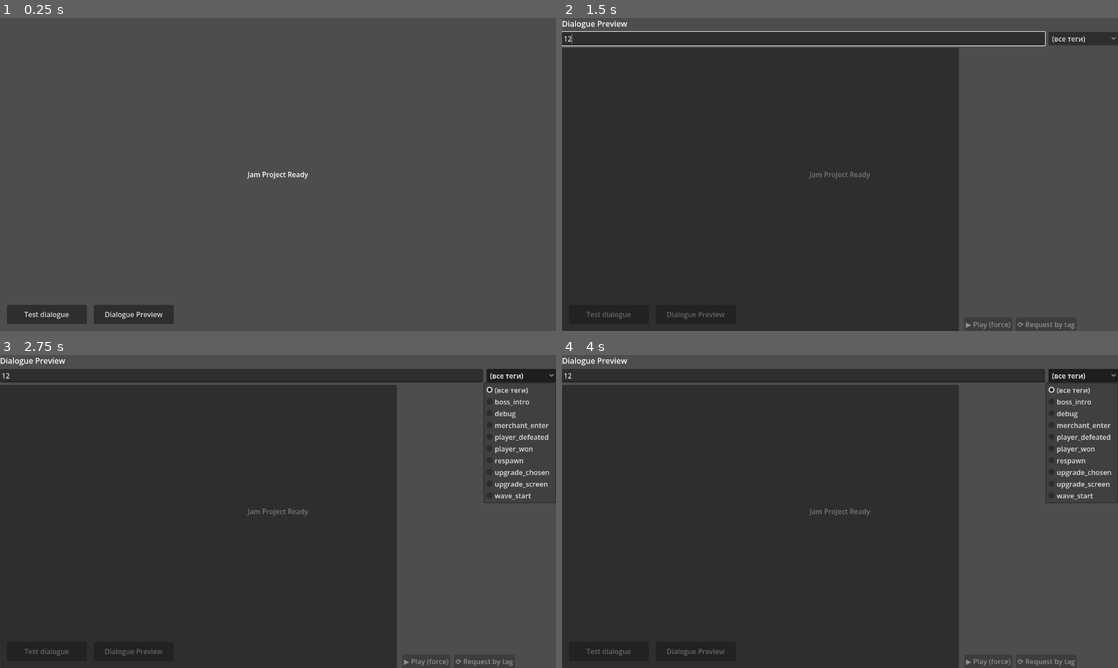
Above: before the commit, frames 1-4 (two rows, left to right).
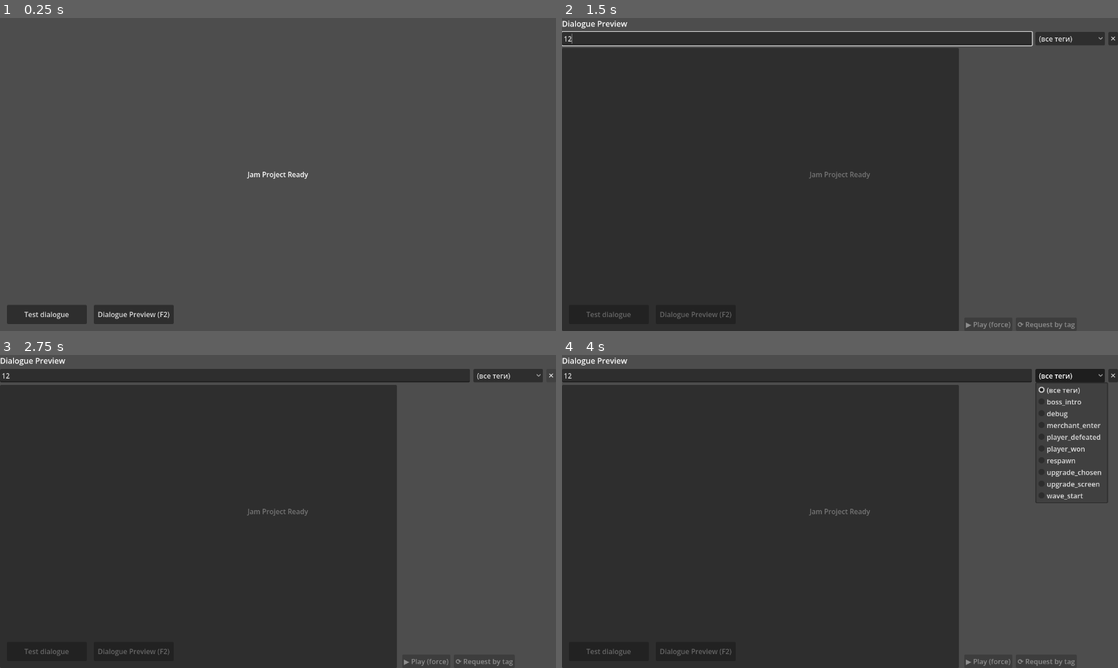
Above: after the commit, the same moments.

Repository: TortikP/GameJamProject
Game: Godot game, scene res://scenes/main.tscn
Two runs of this game, one before a commit and one after it. Both use one fixed random seed, a clock stepped at 60 frames per second and the inputs below.
Inputs (mouse positions are in pixels of both pictures, inside the frame that each line leads up to):
- Up to frame 1 (0.25 s): no input
- Up to frame 2 (1.5 s): click "Dialogue Preview" (after the commit: "Dialogue Preview (F2)") at 0.5 s; click (801, 39) at 1.27 s; type "12" at 1.35 s
- Up to frame 3 (2.75 s): click (550, 376) at 2 s, where only the run after the commit has a clickable "✕"
- Up to frame 4 (4 s): click "Test dialogue" at 2.75 s; click "(все теги)" at 3.5 s

The runs differ from the first frame. In frame 1, 0.2% of the frame differs, in the area x 17-31%, y 93-97%; in frame 2, 0.3%; in frame 3, 1.3%; in frame 4, 1.5%, in the area x 17-100%, y 4-97%.
Error after the commit: Invalid assignment of property or key 'visible' with value of type 'bool' on a base object of type 'Node (main.gd)'. (res://scripts/presentation/dialogue_previ…

Commit message:
feat(003): F2 hint on button, close (x) button in dialogue preview

Diff:
--- a/scenes/dev/dialogue_preview.tscn
+++ b/scenes/dev/dialogue_preview.tscn
@@ -33,6 +33,10 @@
 [node name="TagFilter" type="OptionButton" parent="VBox/TopBar"]
 layout_mode = 2
 custom_minimum_size = Vector2(160, 0)
+
+[node name="CloseBtn" type="Button" parent="VBox/TopBar"]
+layout_mode = 2
+text = "✕"
 
 [node name="Main" type="HSplitContainer" parent="VBox"]
 layout_mode = 2
--- a/scenes/main.tscn
+++ b/scenes/main.tscn
@@ -43,7 +43,7 @@
 offset_right = 400.0
 offset_bottom = -16.0
 grow_vertical = 0
-text = "Dialogue Preview"
+text = "Dialogue Preview (F2)"
 
 [node name="DebugLayer" type="CanvasLayer" parent="." unique_id=99991003]
 layer = 15
--- a/scripts/presentation/dialogue_preview.gd
+++ b/scripts/presentation/dialogue_preview.gd
@@ -10,6 +10,7 @@
 @onready var _play_btn   : Button        = $VBox/Main/Right/Buttons/PlayBtn
 @onready var _request_btn: Button        = $VBox/Main/Right/Buttons/RequestBtn
 @onready var _tag_lbl    : Label         = $VBox/Main/Right/Buttons/TagLabel
+@onready var _close_btn  : Button        = $VBox/TopBar/CloseBtn
 
 var _all_ids: Array = []
 var _selected_id: StringName = &""
@@ -28,6 +29,7 @@
 	_list.item_selected.connect(_on_item_selected)
 	_play_btn.pressed.connect(_on_play)
 	_request_btn.pressed.connect(_on_request)
+	_close_btn.pressed.connect(func(): get_parent().get_parent().visible = false)
 	_play_btn.disabled = true
 	_request_btn.disabled = true
 
